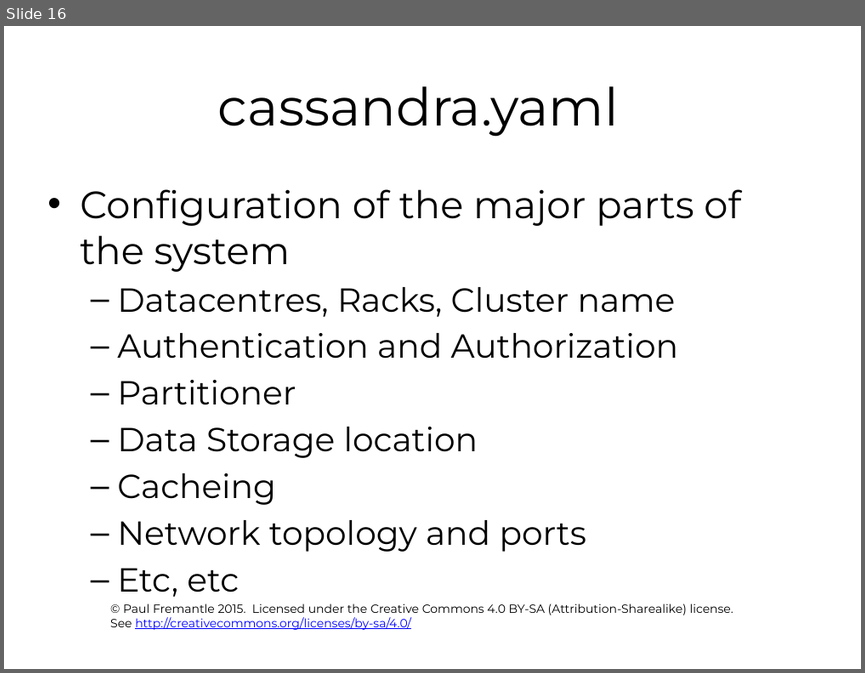
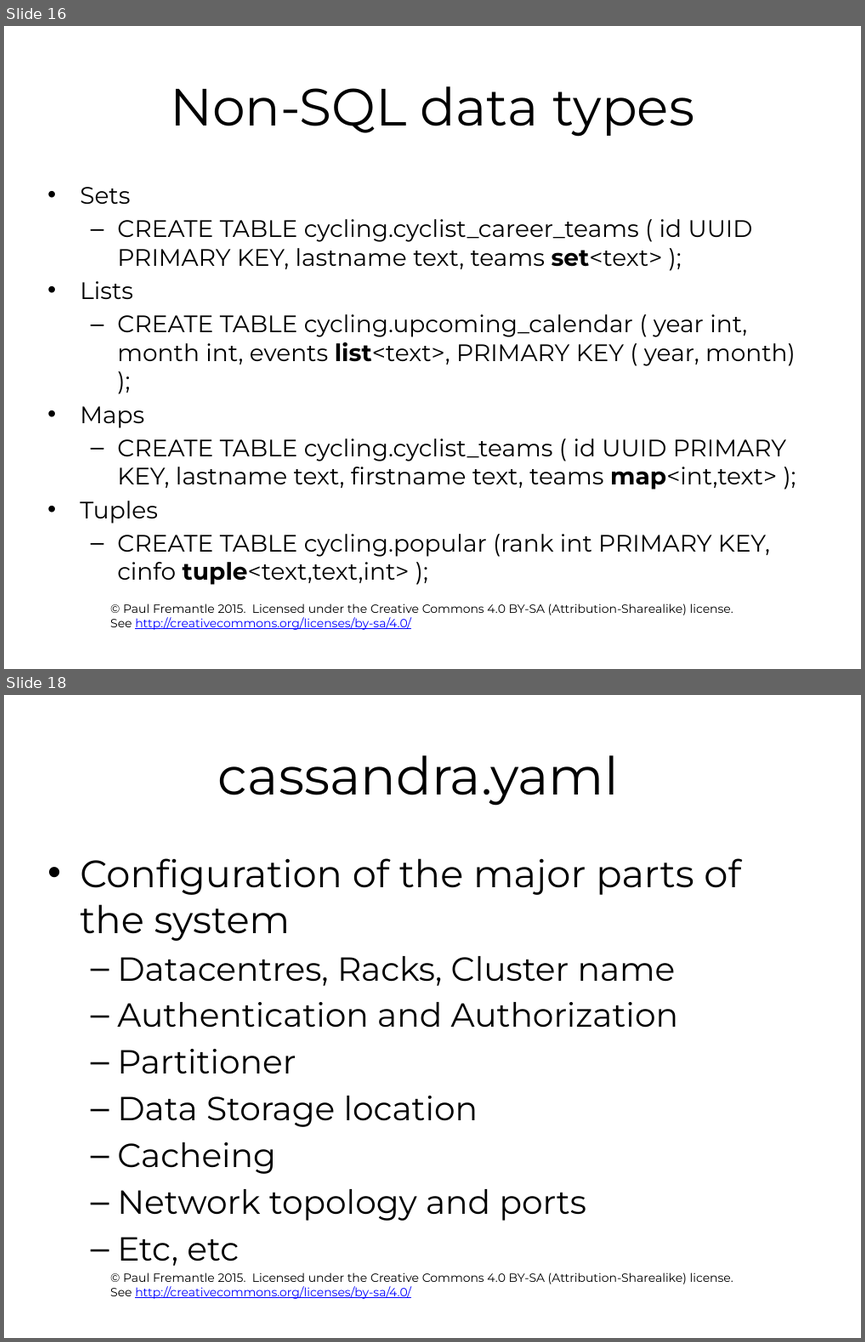
Before and after one commit to pzfreo/ox-clo, a slide deck: pres-source/09-Cassandra.pptx. Shown one above the other, each under a label of ours: slide 16 before the commit, slides 16 and 18 after it; the slides between them are not shown. The pictures are 865x673 and 865x1342 pixels, drawn with LibreOffice and Linux fonts; fonts in the diff are those of the drawing; background and template pictures are left out. Boxes give left, top, right and bottom in pixels: in the first picture for what was removed or moved away, otherwise in the second. Text is boxed around its words. In the diff, an @@ line names an element or a change of style, - is before the commit and + after.

```diff
--- a/pres-source/09-Cassandra.pptx
+++ b/pres-source/09-Cassandra.pptx
@@ slide 16 added at (x1=4, y1=26, x2=861, y2=669), background #FFFFFF; not listed: 1 template element that a slide beside it also shows @@
@@ title added at (x1=170, y1=86, x2=694, y2=136), 44 pt, text #000000 @@
+Non-SQL data types
@@ text added at (x1=80, y1=187, x2=795, y2=584), 20 pt, text #000000 @@
+• Sets
+  – CREATE TABLE cycling.cyclist_career_teams ( id UUID PRIMARY KEY, lastname text, teams set<text> );
+• Lists
+  – CREATE TABLE cycling.upcoming_calendar ( year int, month int, events list<text>, PRIMARY KEY ( year, month) );
+• Maps
+  – CREATE TABLE cycling.cyclist_teams ( id UUID PRIMARY KEY, lastname text, firstname text, teams map<int,text> );
+• Tuples
+  – CREATE TABLE cycling.popular (rank int PRIMARY KEY, cinfo tuple<text,text,int> );
@@ what was slide 16 is now slide 18 @@
```
Also in this commit, not shown: 1 other slide added, 1 other file.
